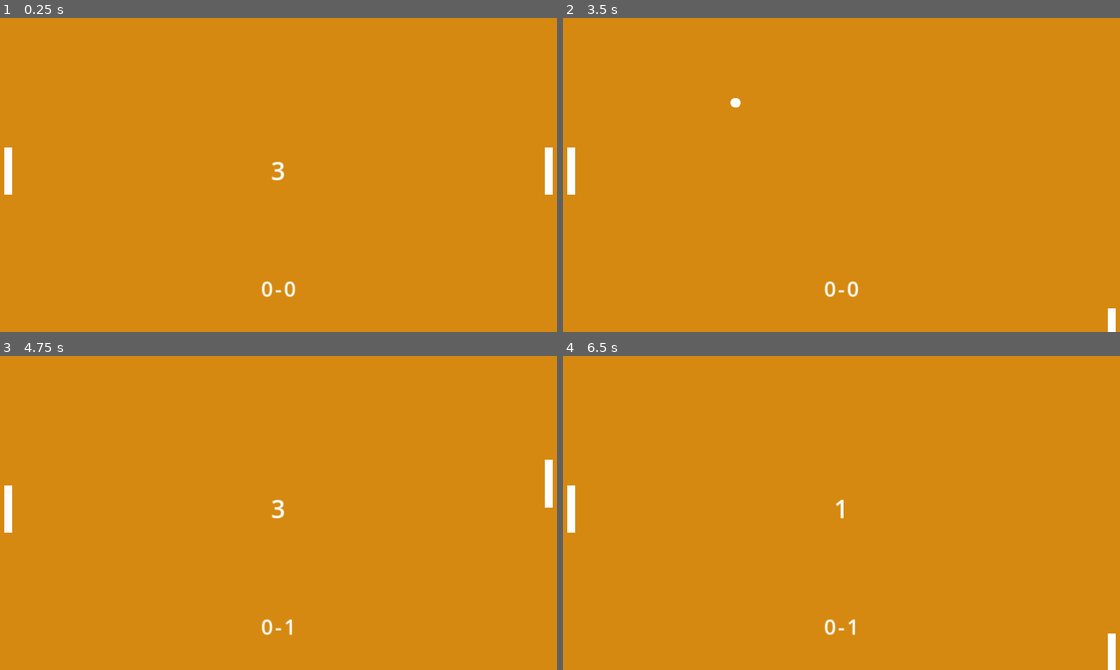
Above: before the commit, frames 1-4 (two rows, left to right).
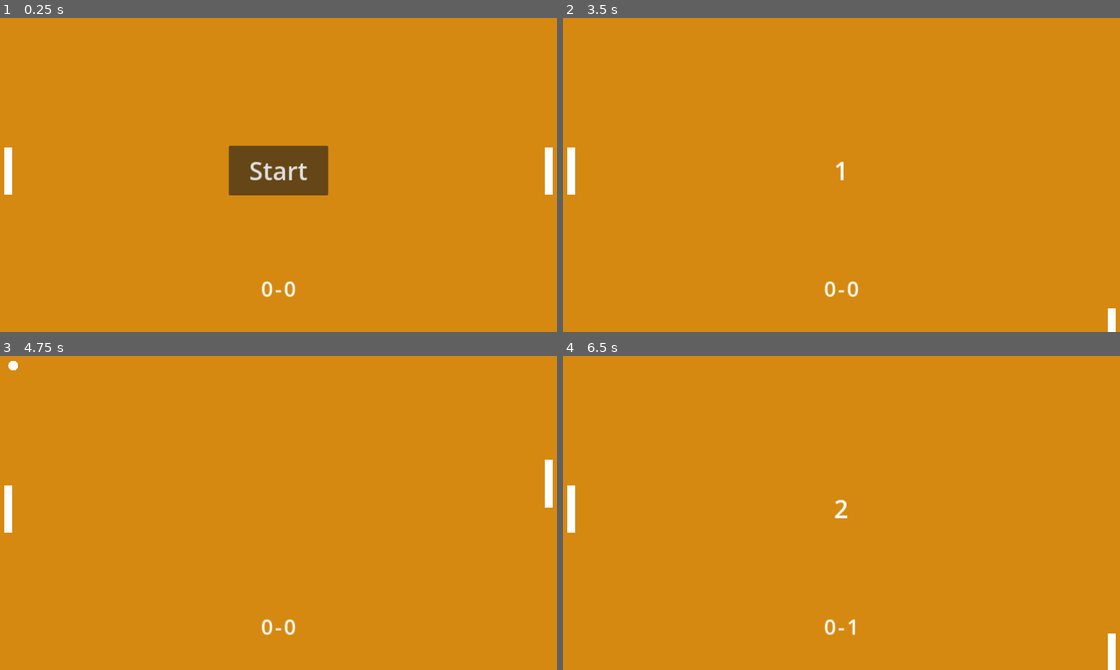
Above: after the commit, the same moments.

Repository: BrianMosbeux/Godot_Pong
Game: Godot game, scene res://scenes/main.tscn
Two runs of this game, one before a commit and one after it. Both use one fixed random seed, a clock stepped at 60 frames per second and the inputs below.
Inputs (mouse positions are in pixels of both pictures, inside the frame that each line leads up to):
- Up to frame 1 (0.25 s): no input
- Up to frame 2 (3.5 s): click (841, 171) at 0.5 s, where only the run after the commit has a clickable "Start"; tap Enter at 1.25 s; hold Right 1.28-2.03 s; tap L at 1.35 s; tap Space at 2 s; hold Down 2.03-2.78 s; tap H at 2.1 s; hold Right from 2.78 s (still down); tap K at 2.85 s
- Up to frame 3 (4.75 s): tap Enter at 3.5 s; release Right at 3.53 s; hold Up 3.53-4.28 s; tap J at 3.6 s; hold Left from 4.28 s (still down); tap P at 4.35 s
- Up to frame 4 (6.5 s): tap U at 5.1 s; tap Space at 5.75 s; release Left at 5.78 s; hold Down from 5.78 s (still down); tap O at 5.85 s

The runs differ from the first frame. In frame 1, 2.9% of the frame differs, in the area x 41-59%, y 40-57%; in frame 2, less than 0.1%; in frame 3, 0.2%; in frame 4, less than 0.1%.

Commit message:
Add a new game and game over capabilities
Add start game button who emit a start_game signal in hud
Call new_game() function in main when start_game signal is emmited
Call game_over() function when either player reach 11 points

Diff:
--- a/scenes/hud.tscn
+++ b/scenes/hud.tscn
@@ -40,6 +40,14 @@
 
 [node name="TimerLabel" type="Label" parent="MarginContainer/VBoxContainer/MiddleContainer"]
 layout_mode = 2
+text = "3"
+
+[node name="StartButton" type="Button" parent="MarginContainer/VBoxContainer/MiddleContainer"]
+custom_minimum_size = Vector2(200, 100)
+layout_mode = 2
+size_flags_vertical = 4
+text = "Start
+"
 
 [node name="BottomContainer" type="HBoxContainer" parent="MarginContainer/VBoxContainer"]
 layout_mode = 2
@@ -63,3 +71,5 @@
 size_flags_horizontal = 4
 theme = SubResource("Theme_3cf5v")
 text = "0"
+
+[connection signal="pressed" from="MarginContainer/VBoxContainer/MiddleContainer/StartButton" to="." method="_on_start_button_pressed"]
--- a/scenes/main.tscn
+++ b/scenes/main.tscn
@@ -50,6 +50,5 @@
 [node name="Timer" type="Timer" parent="."]
 wait_time = 3.0
 one_shot = true
-autostart = true
 
 [connection signal="timeout" from="Timer" to="." method="_on_timer_timeout"]
--- a/scripts/hud.gd
+++ b/scripts/hud.gd
@@ -1,13 +1,17 @@
 extends CanvasLayer
+
+
+signal start_game
 
 @onready var score_1 = $MarginContainer/VBoxContainer/BottomContainer/Score1
 @onready var score_2 = $MarginContainer/VBoxContainer/BottomContainer/Score2
 @onready var timer_label = $MarginContainer/VBoxContainer/MiddleContainer/TimerLabel
+@onready var start_button = $MarginContainer/VBoxContainer/MiddleContainer/StartButton
 
 
 # Called when the node enters the scene tree for the first time.
 func _ready():
-	pass # Replace with function body.
+	timer_label.hide()
 
 
 # Called every frame. 'delta' is the elapsed time since the previous frame.
@@ -22,3 +26,8 @@
 
 func set_timer_label(time_left):
 	timer_label.text = str(time_left)
+
+
+func _on_start_button_pressed():
+	start_button.hide()
+	start_game.emit()
--- a/scripts/main.gd
+++ b/scripts/main.gd
@@ -13,20 +13,29 @@
 
 # Called when the node enters the scene tree for the first time.
 func _ready():
-	start_point()
-	player_1.team.team = 0
-	player_2.team.team = 1
-	point_area_1.team.team = 1
-	point_area_2.team.team = 0
-	point_area_1.connect("point", update_score)
-	point_area_2.connect("point", update_score)
-
+	hud.connect("start_game", new_game)
 
 # Called every frame. 'delta' is the elapsed time since the previous frame.
 func _process(delta):
 	var time_left = timer.time_left
 	var ceil_time_left = ceil(time_left)
 	hud.set_timer_label(ceil_time_left)
+
+func new_game():
+	start_point()
+	player_1.team.score = 0
+	player_2.team.score = 0
+	player_1.team.team = 0
+	player_2.team.team = 1
+	hud.set_player_1_score(0)
+	hud.set_player_2_score(0)
+	point_area_1.team.team = 1
+	point_area_2.team.team = 0
+	point_area_1.connect("point", update_score)
+	point_area_2.connect("point", update_score)
+
+func game_over():
+	hud.start_button.show()
 
 func update_score(team):
 	if team.team == player_1.team.team:
@@ -35,7 +44,10 @@
 	else:
 		player_2.team.score += 1
 		hud.set_player_2_score(player_2.team.score)
-	start_point()
+	if player_1.team.score == 11 or player_2.team.score == 11:
+		game_over()
+	else:
+		start_point()
 
 func start_point():
 	#hud.set_player_1_score()
@@ -43,7 +55,6 @@
 	hud.timer_label.show()
 
 
-
 func _on_timer_timeout():
 	var ball_instance = Ball.instantiate()
 	hud.timer_label.hide()
